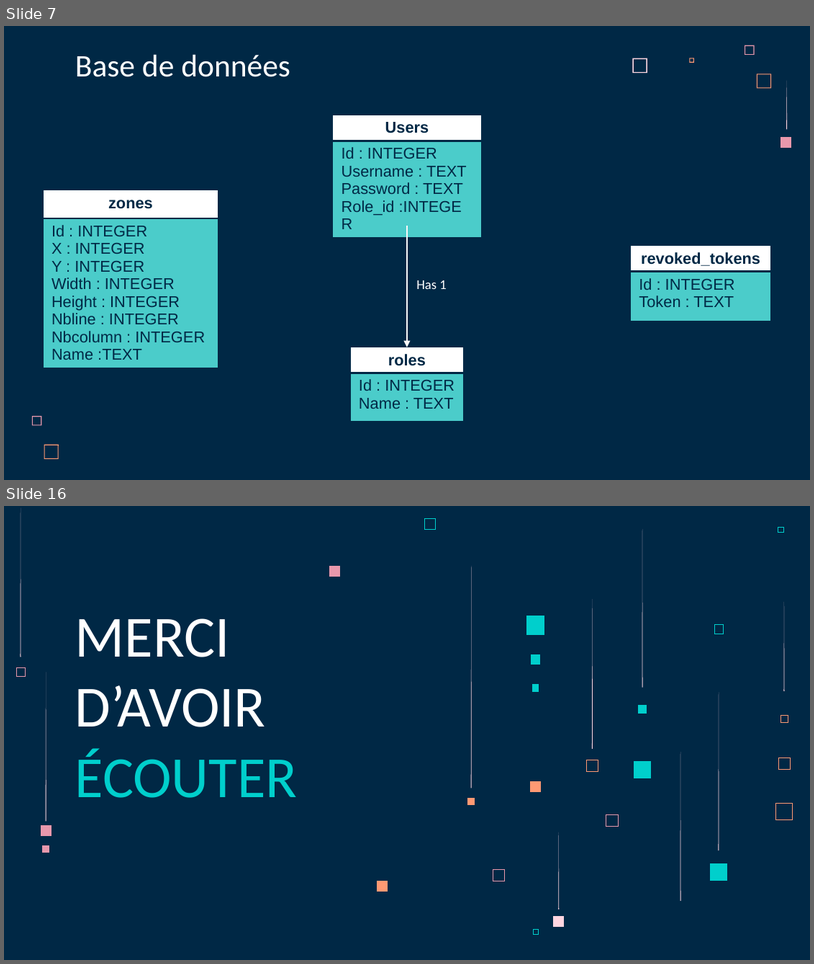
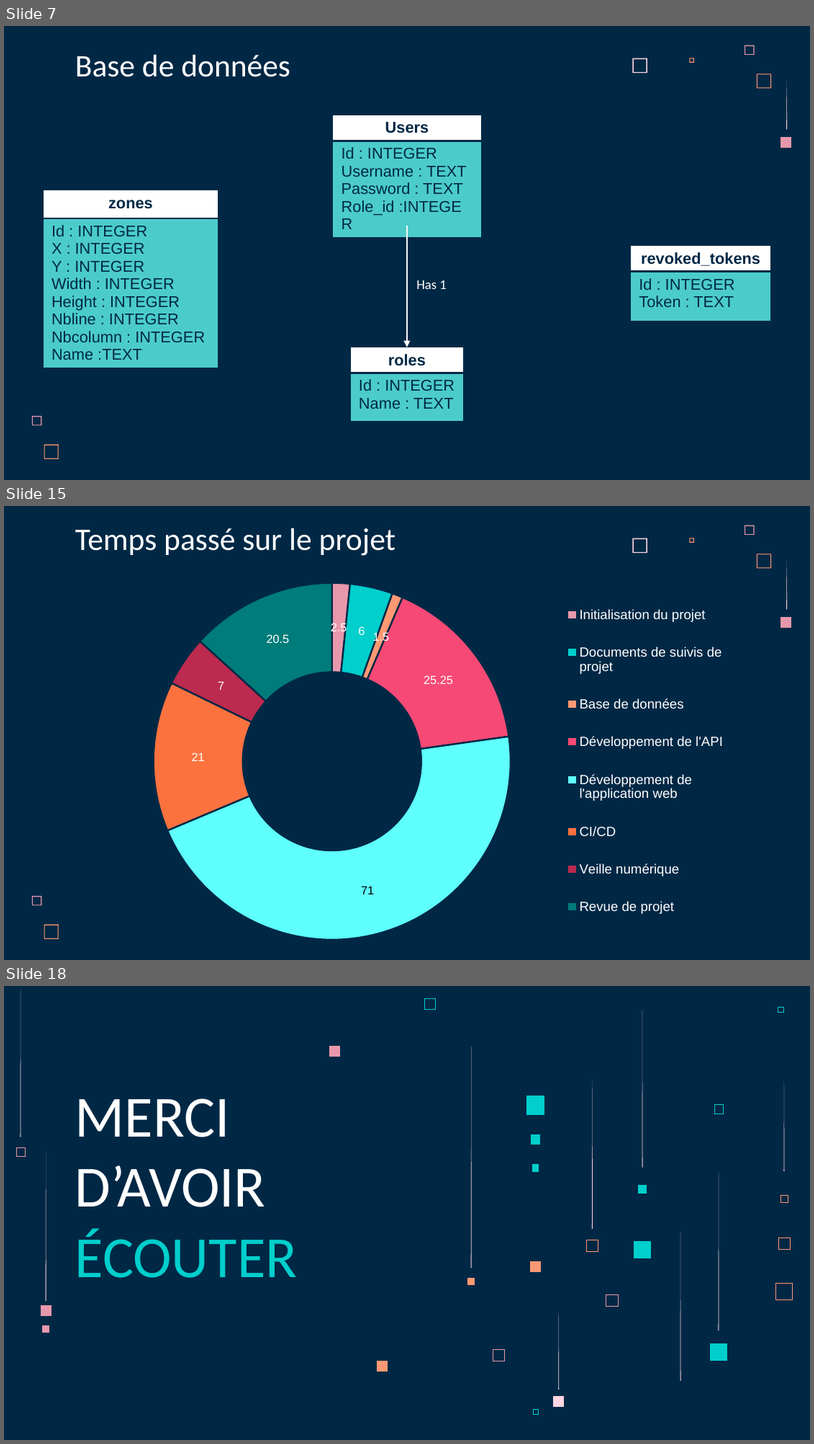
Before and after one commit to LoicSERRE/Projet-annuel-BUT3, a slide deck: Revue de projet/Diapo revue de projet.pptx. Shown one above the other, each under a label of ours: slides 7 and 16 before the commit, slides 7, 15 and 18 after it; the slides between them are not shown. The pictures are 814x964 and 814x1444 pixels, drawn with LibreOffice and Linux fonts; fonts in the diff are those of the drawing. Boxes give left, top, right and bottom in pixels: in the first picture for what was removed or moved away, otherwise in the second. Text is boxed around its words. In the diff, an @@ line names an element or a change of style, - is before the commit and + after.

```diff
--- a/Revue de projet/Diapo revue de projet.pptx
+++ b/Revue de projet/Diapo revue de projet.pptx
@@ slide 15 added at (4,506,810,960), background #002845; not listed: 8 template elements that a slide beside it also shows @@
@@ title added at (75,528,396,556), 28 pt, text #FFFFFF @@
+Temps passé sur le projet
@@ doughnut chart added at (126,582,738,940) @@
+categories: Initialisation du projet, Documents de suivis de projet, Base de données, Développement de l'API, Développement de l'application web, CI/CD, Veille numérique, Revue de projet
+Series 1: 2.5, 6, 1.5, 25.25, 71, 21, 7, 20.5
@@ what was slide 16 is now slide 18 @@
```
Also in this commit, not shown: 5 slides changed, 4 other slides added, 3 slides removed.
